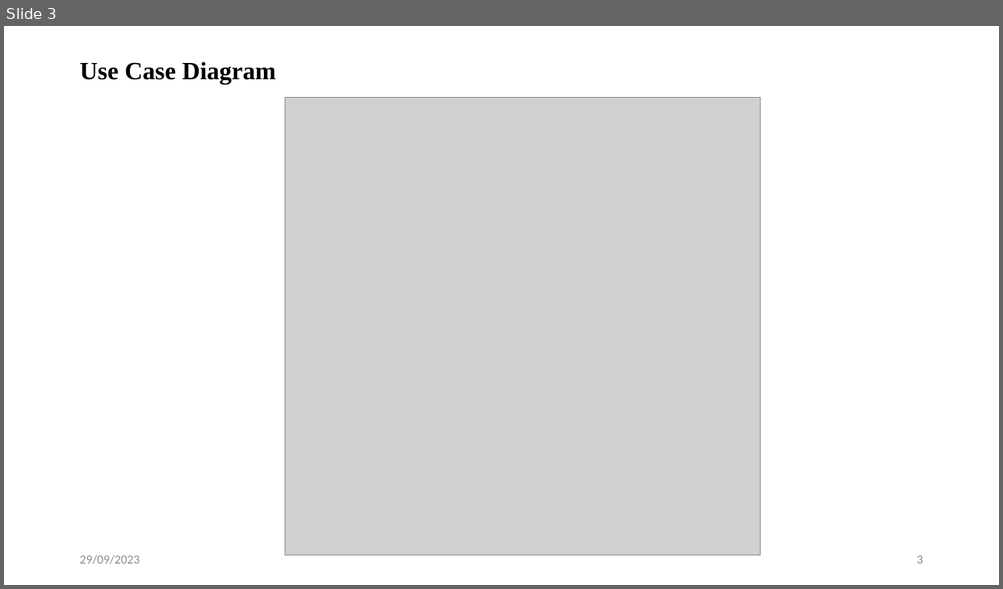
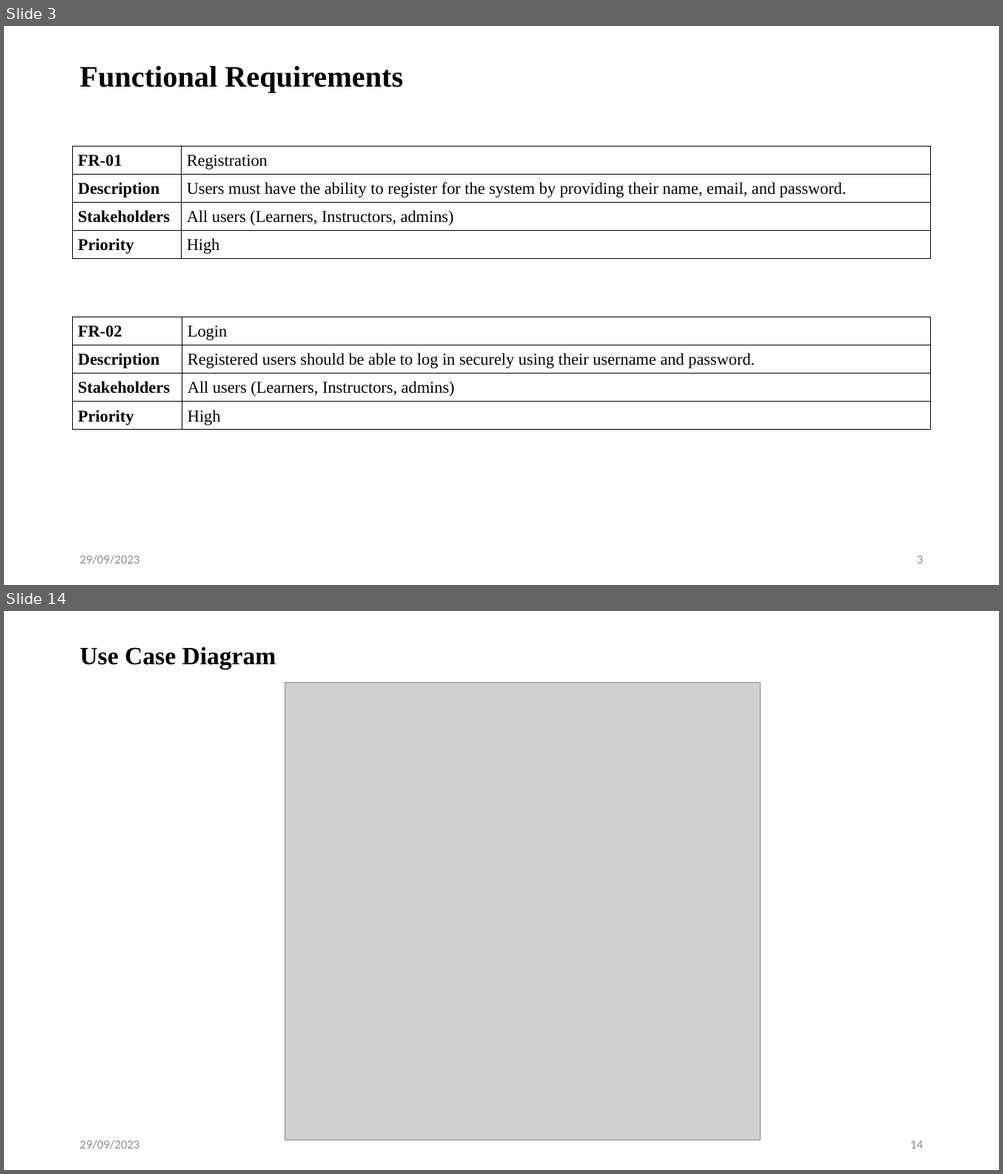
Before and after one commit to iprosenjitp/Tech-School, a slide deck: Materials/Mid Defense.pptx. Shown one above the other, each under a label of ours: slide 3 before the commit, slides 3 and 14 after it; the slides between them are not shown. The pictures are 1003x589 and 1003x1174 pixels, drawn with LibreOffice and Linux fonts; fonts in the diff are those of the drawing; grey boxes stand for pictures. Boxes give left, top, right and bottom in pixels: in the first picture for what was removed or moved away, otherwise in the second. Text is boxed around its words. In the diff, an @@ line names an element or a change of style, - is before the commit and + after.

```diff
--- a/Materials/Mid Defense.pptx
+++ b/Materials/Mid Defense.pptx
@@ slide 3 added at (4, 26, 999, 585), background #FFFFFF @@
@@ title added at (79, 66, 403, 93), 28.8 pt, text #000000, bold @@
+Functional Requirements
@@ table added at (73, 146, 930, 259), 4 rows, 2 columns @@
+FR-01 | Registration
+Description | Users must have the ability to register for the system by providing their name, email, and password.
+Stakeholders | All users (Learners, Instructors, admins)
+Priority | High
@@ table added at (73, 317, 930, 429), 4 rows, 2 columns @@
+FR-02 | Login
+Description | Registered users should be able to log in securely using their username and password.
+Stakeholders | All users (Learners, Instructors, admins)
+Priority | High
@@ text added at (79, 555, 139, 565), 12 pt, text #8C8C8C @@
+29/09/2023
@@ page number added at (916, 556, 922, 564), 12 pt, text #8C8C8C @@
+3
@@ what was slide 3 is now slide 14 @@
@@ page number at (910, 1141, 922, 1149): text changed @@
-3
+14
```
Also in this commit, not shown: 1 slide changed, 10 other slides added, 1 other file.
